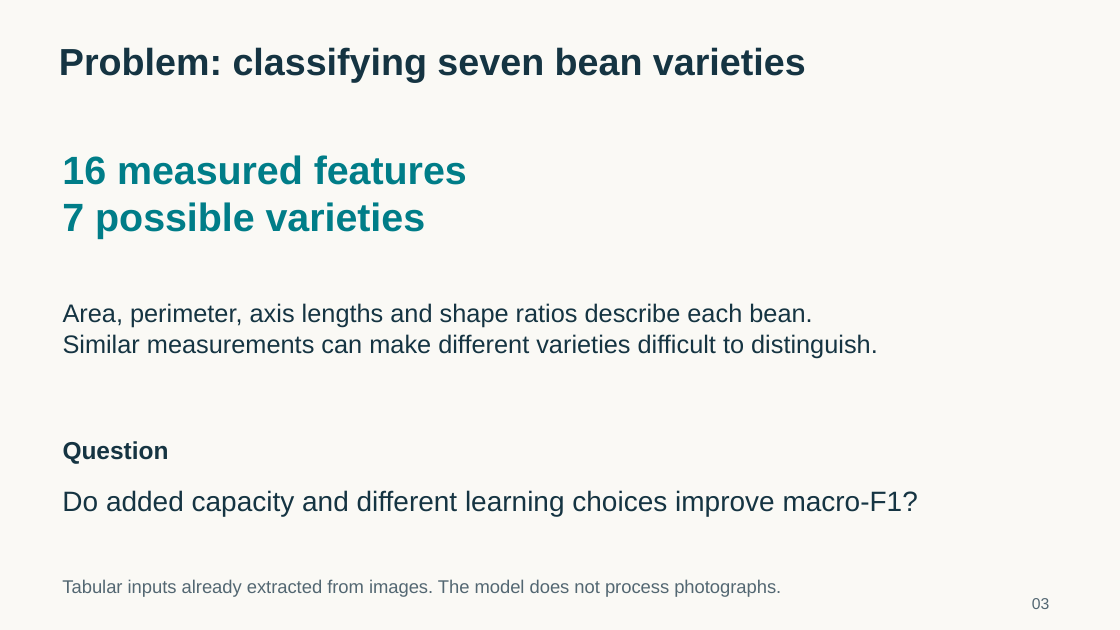
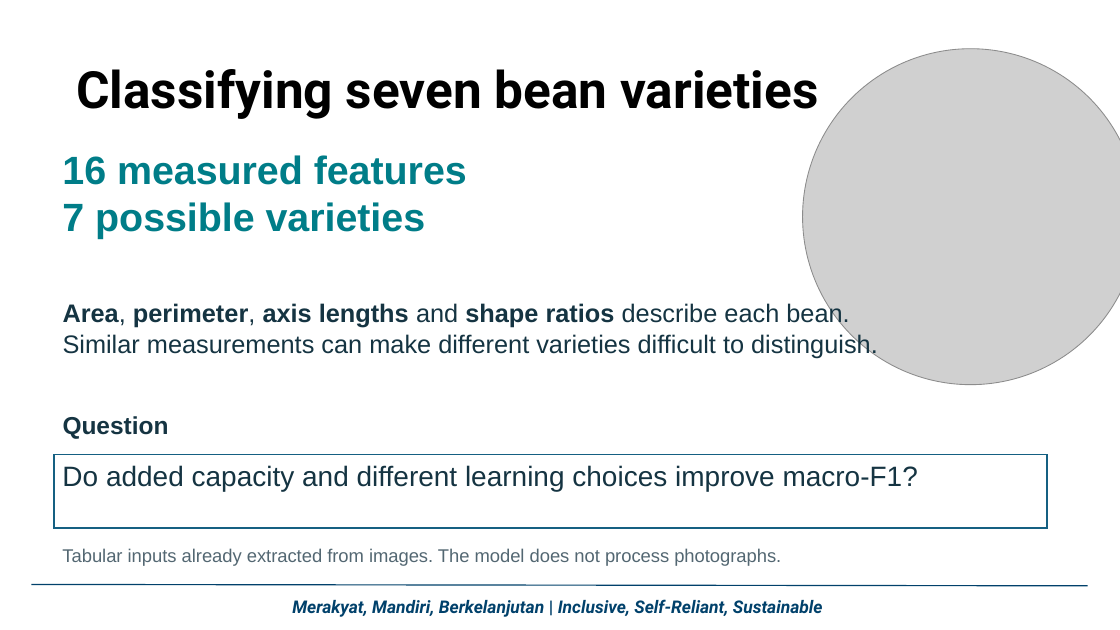
Before and after one commit to zidanarsyad/pmml-group-project-1, a slide deck: slide 3 of Dry_Bean_Presentation.pptx. Drawn at 1120x630 pixels with LibreOffice and Linux fonts; fonts in the diff are those of the drawing; grey boxes stand for pictures; background and template pictures are left out. Boxes give left, top, right and bottom in pixels: in the first picture for what was removed or moved away, otherwise in the second. Text is boxed around its words. In the diff, an @@ line names an element or a change of style, - is before the commit and + after.

```diff
--- a/Dry_Bean_Presentation.pptx
+++ b/Dry_Bean_Presentation.pptx
@@ background #FAF9F5 to #FFFFFF @@
@@ title "Classifying seven bean varieties" at bbox=[76, 69, 818, 119]: vertical alignment top to middle @@
@@ picture added at bbox=[802, 49, 1120, 385] @@
@@ title at bbox=[76, 69, 818, 119]: text changed; size 32.2 to 44 pt; font Arial to Roboto; text colour #153442 to #000000 @@
-Problem: classifying seven bean varieties
+Classifying seven bean varieties
@@ text at bbox=[63, 302, 849, 328]: bold on in "Area, perimeter, axis lengths shape ratios" @@
@@ text "Question": place and size @@
-text "Question" at bbox=[63, 441, 169, 464]
+text "Question" at bbox=[63, 416, 169, 439]
@@ rectangle "Do added capacity and different ...": place and size @@
-rectangle "Do added capacity and different ..." at bbox=[62, 490, 918, 516]
+rectangle "Do added capacity and different ..." at bbox=[55, 455, 1048, 528]
@@ rectangle "Do added capacity and different ..." at bbox=[55, 455, 1048, 528]: fill none to #FFFFFF; outline none to #156082 1.5 pt @@
@@ text "Tabular inputs already extracted from ...": place and size @@
-text "Tabular inputs already extracted from ..." at bbox=[62, 579, 781, 597]
+text "Tabular inputs already extracted from ..." at bbox=[62, 548, 781, 566]
@@ line added from (31, 585) to (1088, 586), #01416B 1 pt @@
@@ text added at bbox=[292, 599, 823, 617], 15 pt, text #01416B, bold, italic @@
+Merakyat, Mandiri, Berkelanjutan | Inclusive, Self-Reliant, Sustainable
@@ text removed at bbox=[1032, 598, 1049, 609] @@
-03
```
Also in this commit, not shown: 10 other slides changed, 2 slides added, 1 slide removed, 2 other files.
